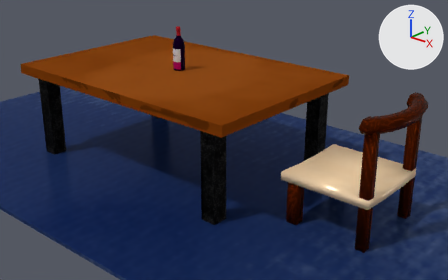
Before and after pictures for a commit that changed the Blender file Mesa.blend.
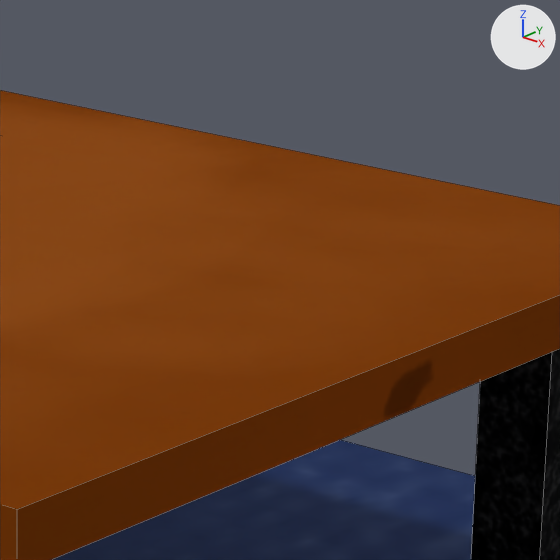
Each version is shown whole from a camera (50 mm lens) standing at (5.632, -5.538, 3.415) and looking at (0.842, -0.08, 0.527), then close up on the part from 49% to 72% of the width and 11% to 48% of the height. Arrows for +X, +Y and +Z are at upper right; the lights stay in place. The close-ups show mesh edges as thin lines.

Names of what the first close-up shows: 'Carpet', 'WoodenTable'.
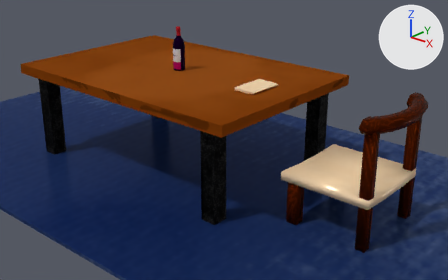
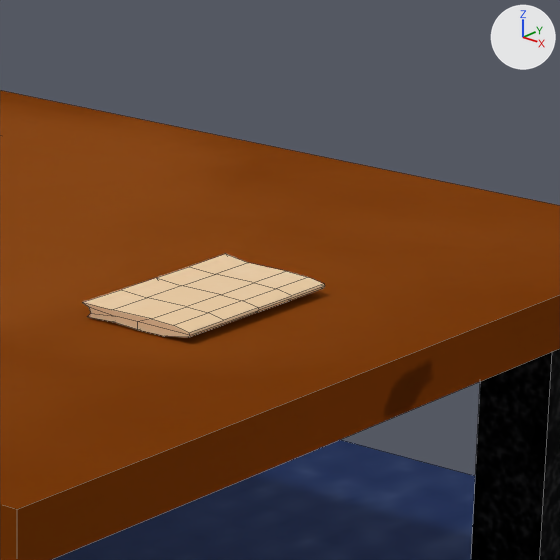
Commit message: feat: napkin

What differs and where, as boxes [x1, y1, x2, y2] in the close-ups (560 x 560 px):
'Napkin', added: after [83, 254, 325, 337]

What changed in the scene script:
```text
Add me_cube_005:
    me_cube_005.from_pydata(...)  # 63 vertices, 52 faces; spans x 1.138..1.424, y -0.249..0.249, z 1.276..1.311
    me_cube_005.polygons.foreach_set('use_smooth', [True] * 52)
    me_cube_005.materials.append(mat_mainmaterial)
Add ob_napkin:
    ob_napkin = bpy.data.objects.new('Napkin', me_cube_005)
    ob_napkin.location = (0.0, 0.0, 0.0)
```
